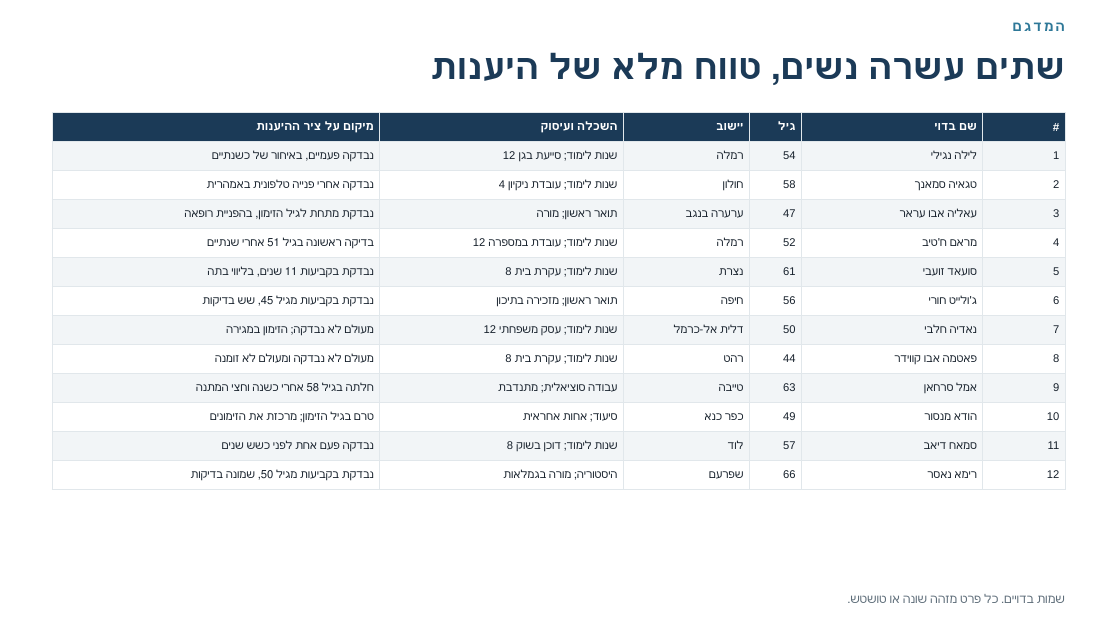
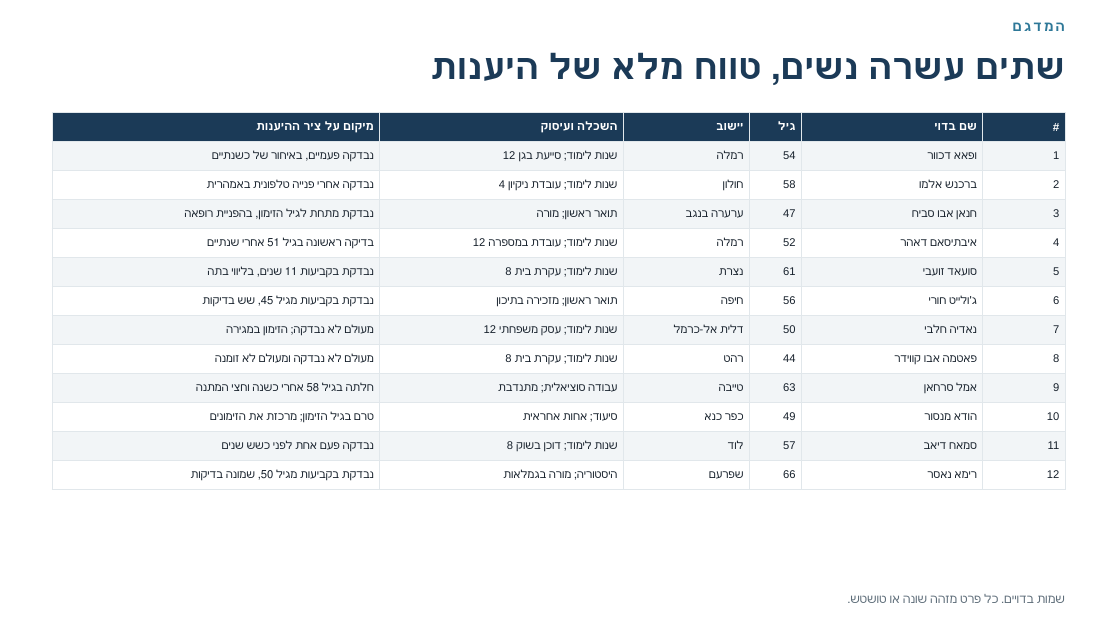
Before and after one commit to azbargarawan-sudo/clickwriting-landing, a slide deck: slide 7 of seminar-interviews/מצגת-פרויקט-גמר-ממוגרפיה.pptx. Drawn at 1120x630 pixels with LibreOffice and Linux fonts; fonts in the diff are those of the drawing. Boxes give left, top, right and bottom in pixels: in the first picture for what was removed or moved away, otherwise in the second. Text is boxed around its words. In the diff, an @@ line names an element or a change of style, - is before the commit and + after.

```diff
--- a/seminar-interviews/מצגת-פרויקט-גמר-ממוגרפיה.pptx
+++ b/seminar-interviews/מצגת-פרויקט-גמר-ממוגרפיה.pptx
@@ table at box(52, 113, 1065, 485) @@
-row 2, column 5: לילה נגילי
+row 2, column 5: ופאא דכוור
-row 3, column 5: טגאיה סמאנך
+row 3, column 5: ברכנש אלמו
-row 4, column 5: עאליה אבו עראר
+row 4, column 5: חנאן אבו סביח
-row 5, column 5: מראם ח'טיב
+row 5, column 5: איבתיסאם דאהר
```
Also in this commit, not shown: 9 other slides changed, 20 other files.
